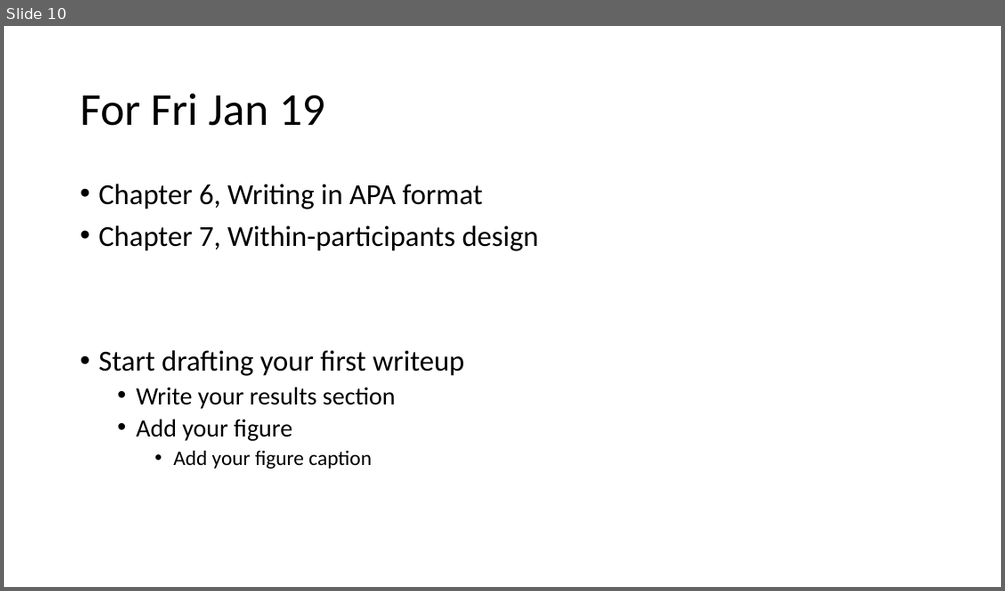
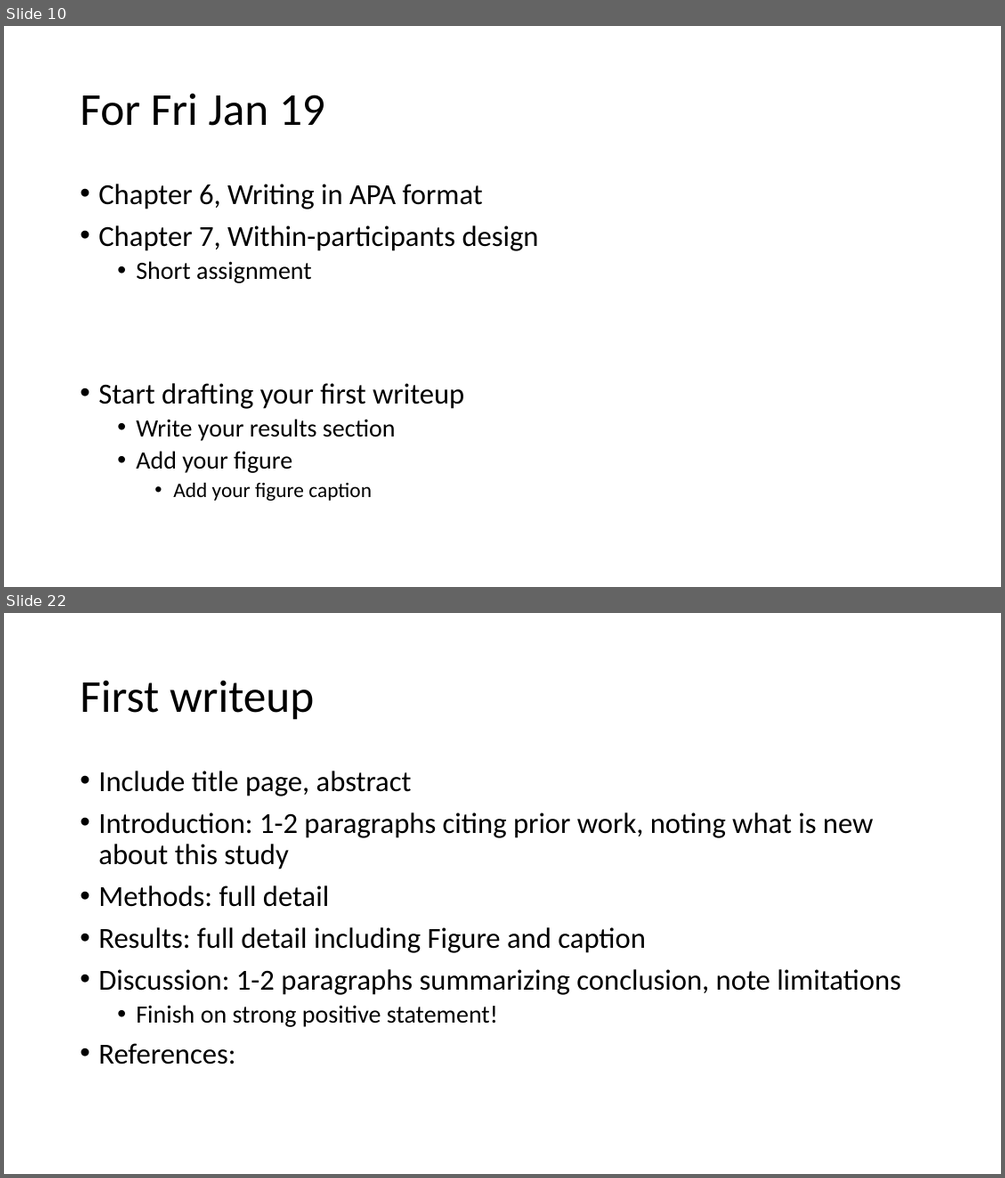
Before and after one commit to preber/Research-Methods, a slide deck: Class Slides 2024/Class 6.pptx. Shown one above the other, each under a label of ours: slide 10 before the commit, slides 10 and 22 after it; the slides between them are not shown. The pictures are 1005x591 and 1005x1178 pixels, drawn with LibreOffice and Linux fonts; fonts in the diff are those of the drawing. Boxes give left, top, right and bottom in pixels: in the first picture for what was removed or moved away, otherwise in the second. Text is boxed around its words. In the diff, an @@ line names an element or a change of style, - is before the commit and + after.

```diff
--- a/Class Slides 2024/Class 6.pptx
+++ b/Class Slides 2024/Class 6.pptx
@@ slide 22 added at [4, 613, 1001, 1174], background #FFFFFF @@
@@ title added at [80, 680, 314, 720], 44 pt, text #000000 @@
+First writeup
@@ text added at [98, 771, 901, 1064], 28 pt, text #000000 @@
+• Include title page, abstract
+• Introduction: 1-2 paragraphs citing prior work, noting what is new about this study
+• Methods: full detail
+• Results: full detail including Figure and caption
+• Discussion: 1-2 paragraphs summarizing conclusion, note limitations
+  • Finish on strong positive statement!
+• References:
@@ slide 10 changed as well @@
@@ text at [136, 261, 312, 283]: paragraph added @@
+  • Short assignment
```
Also in this commit, not shown: 12 other slides added, 1 other file.
